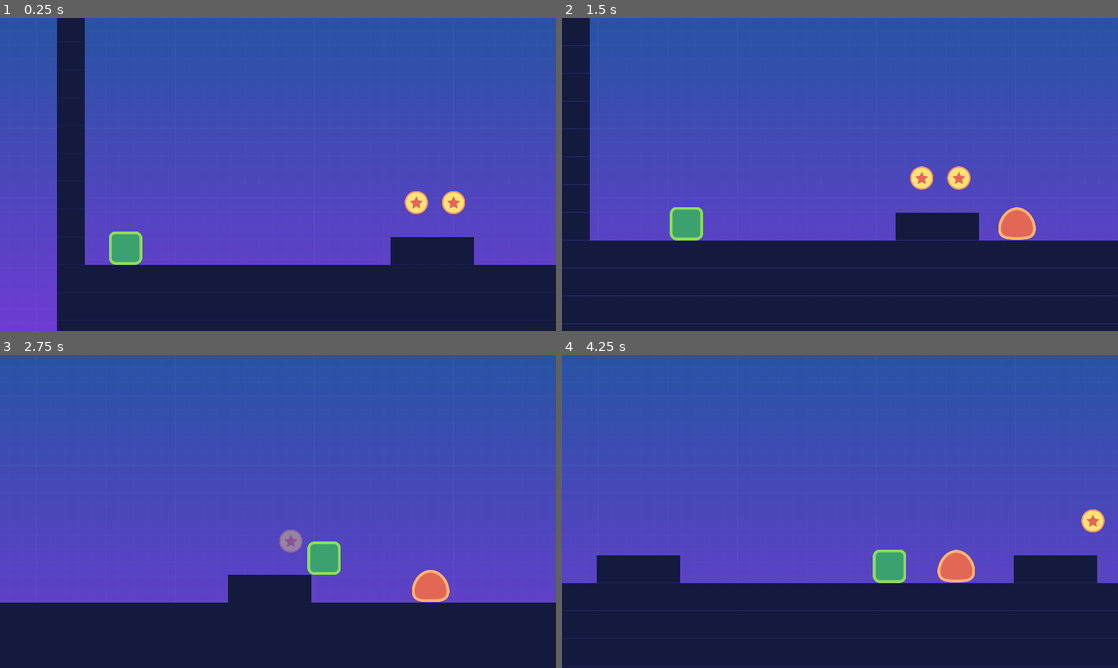
Above: before the commit, frames 1-4 (two rows, left to right).
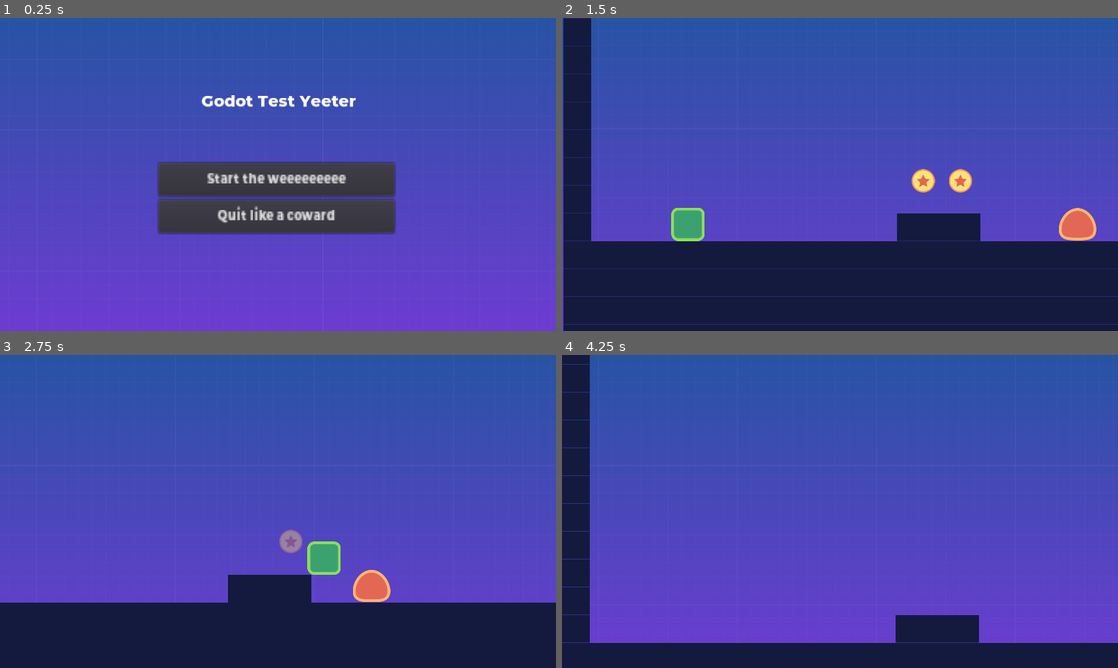
Above: after the commit, the same moments.

Repository: mai-soup/2DPlatformerGodot
Game: Godot game, scene res://src/Screens/MainScreen.tscn
Two runs of this game, one before a commit and one after it. Both use one fixed random seed, a clock stepped at 60 frames per second and the inputs below. Before the commit the project starts from res://src/Levels/Level01.tscn.
Inputs (mouse positions are in pixels of both pictures, inside the frame that each line leads up to):
- Up to frame 1 (0.25 s): no input
- Up to frame 2 (1.5 s): click (840, 180) at 0.5 s, where only the run after the commit has a clickable "Start the weeeeeeeee"; hold D (move_right) from 1.28 s (still down)
- Up to frame 3 (2.75 s): keep holding D (move_right); tap W (jump) at 1.52, 2.27 s
- Up to frame 4 (4.25 s): release D (move_right) at 2.78 s; hold A (move_left) 2.78-3.53 s; hold D (move_right) from 3.53 s (still down); tap W (jump) at 3.77 s

The runs differ from the first frame. In frame 1, 36% of the frame differs, in the area x 10-100%, y 0-100%; in frame 2, 3.9%; in frame 3, 1.2%; in frame 4, 25%.

Commit message:
add menu buttons and a working title menu

Diff:
--- a/assets/font_default.tres
+++ b/assets/font_default.tres
@@ -2,9 +2,7 @@
 
 [ext_resource path="res://assets/montserrat_extrabold.otf" type="DynamicFontData" id=1]
 
-
 [resource]
-size = 24
 use_mipmaps = true
 use_filter = true
 font_data = ExtResource( 1 )
--- /dev/null
+++ b/assets/ui_theme.tres
@@ -0,0 +1,6 @@
+[gd_resource type="Theme" load_steps=2 format=2]
+
+[ext_resource path="res://assets/font_default.tres" type="DynamicFont" id=1]
+
+[resource]
+default_font = ExtResource( 1 )
--- a/project.godot
+++ b/project.godot
@@ -21,7 +21,7 @@
 [application]
 
 config/name="Platformer from Tutorial"
-run/main_scene="res://src/Levels/Level01.tscn"
+run/main_scene="res://src/Screens/MainScreen.tscn"
 config/icon="res://icon.png"
 
 [display]
--- /dev/null
+++ b/src/Screens/MainScreen.tscn
@@ -0,0 +1,46 @@
+[gd_scene load_steps=6 format=2]
+
+[ext_resource path="res://src/UI/ChangeSceneBtn.tscn" type="PackedScene" id=1]
+[ext_resource path="res://assets/background.png" type="Texture" id=2]
+[ext_resource path="res://src/UI/QuitBtn.tscn" type="PackedScene" id=3]
+[ext_resource path="res://src/UI/Title.tscn" type="PackedScene" id=4]
+[ext_resource path="res://assets/ui_theme.tres" type="Theme" id=5]
+
+[node name="MainScreen" type="Control"]
+anchor_right = 1.0
+anchor_bottom = 1.0
+rect_scale = Vector2( 1.00231, 1 )
+theme = ExtResource( 5 )
+
+[node name="Background" type="TextureRect" parent="."]
+anchor_right = 1.0
+anchor_bottom = 1.0
+rect_scale = Vector2( 1.02483, 1.01207 )
+texture = ExtResource( 2 )
+expand = true
+stretch_mode = 2
+
+[node name="Title" parent="." instance=ExtResource( 4 )]
+margin_top = 209.0
+margin_bottom = 266.0
+
+[node name="VBoxContainer" type="VBoxContainer" parent="."]
+anchor_left = 0.5
+anchor_top = 0.5
+anchor_right = 0.5
+anchor_bottom = 0.5
+margin_left = -345.0
+margin_top = -33.0
+margin_right = -25.0
+margin_bottom = 45.0
+rect_scale = Vector2( 2.11906, 2.5787 )
+
+[node name="PlayBtn" parent="VBoxContainer" instance=ExtResource( 1 )]
+margin_right = 320.0
+margin_bottom = 37.0
+next_scene_path = "res://src/Levels/Level01.tscn"
+
+[node name="QuitBtn" parent="VBoxContainer" instance=ExtResource( 3 )]
+margin_top = 41.0
+margin_right = 320.0
+margin_bottom = 78.0
--- /dev/null
+++ b/src/UI/ChangeSceneBtn.tscn
@@ -0,0 +1,15 @@
+[gd_scene load_steps=3 format=2]
+
+[ext_resource path="res://assets/font_default.tres" type="DynamicFont" id=1]
+[ext_resource path="res://src/UI/PlayBtn.gd" type="Script" id=2]
+
+[node name="ChangeSceneBtn" type="Button"]
+margin_right = 152.0
+margin_bottom = 20.0
+size_flags_horizontal = 3
+size_flags_vertical = 3
+custom_fonts/font = ExtResource( 1 )
+text = "Start the weeeeeeeee"
+script = ExtResource( 2 )
+
+[connection signal="button_up" from="." to="." method="_on_button_up"]
--- /dev/null
+++ b/src/UI/PlayBtn.gd
@@ -0,0 +1,13 @@
+tool
+extends Button
+
+export(String, FILE) var next_scene_path: = ""
+
+func _on_button_up() -> void:
+	get_tree().change_scene(next_scene_path)
+
+func _get_configuration_warning() -> String:
+	if next_scene_path == "":
+		return "Next scene path must be set"
+	else:
+		return ""
--- /dev/null
+++ b/src/UI/QuitBtn.gd
@@ -0,0 +1,4 @@
+extends Button
+
+func _on_button_up() -> void:
+	get_tree().quit()
--- /dev/null
+++ b/src/UI/QuitBtn.tscn
@@ -0,0 +1,14 @@
+[gd_scene load_steps=2 format=2]
+
+[ext_resource path="res://src/UI/QuitBtn.gd" type="Script" id=1]
+
+[node name="QuitBtn" type="Button"]
+margin_top = 24.0
+margin_right = 152.0
+margin_bottom = 44.0
+size_flags_horizontal = 3
+size_flags_vertical = 3
+text = "Quit like a coward"
+script = ExtResource( 1 )
+
+[connection signal="button_up" from="." to="." method="_on_button_up"]
--- /dev/null
+++ b/src/UI/Title.tscn
@@ -0,0 +1,13 @@
+[gd_scene load_steps=2 format=2]
+
+[ext_resource path="res://assets/font_title.tres" type="DynamicFont" id=1]
+
+[node name="Title" type="Label"]
+anchor_left = 0.5
+anchor_right = 0.5
+margin_left = -222.0
+margin_right = 222.0
+margin_bottom = 57.0
+custom_fonts/font = ExtResource( 1 )
+text = "Godot Test Yeeter"
+align = 1
